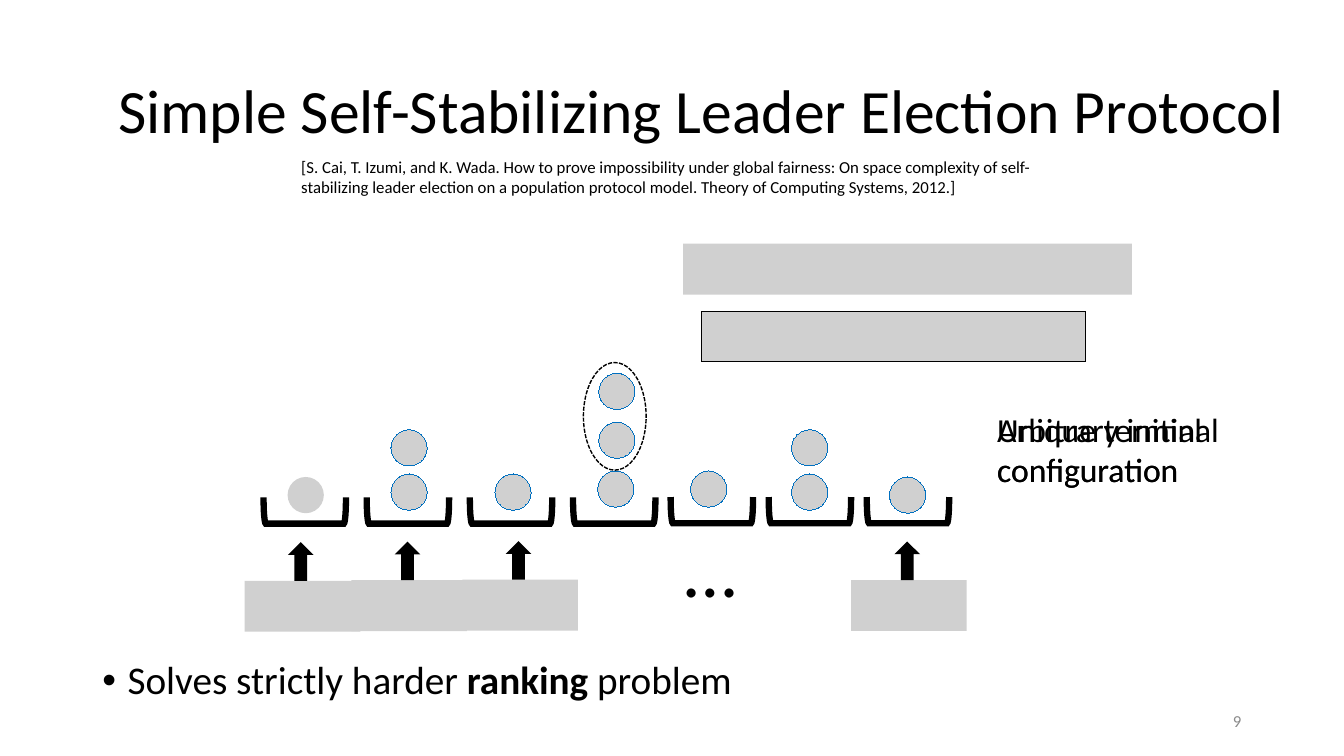
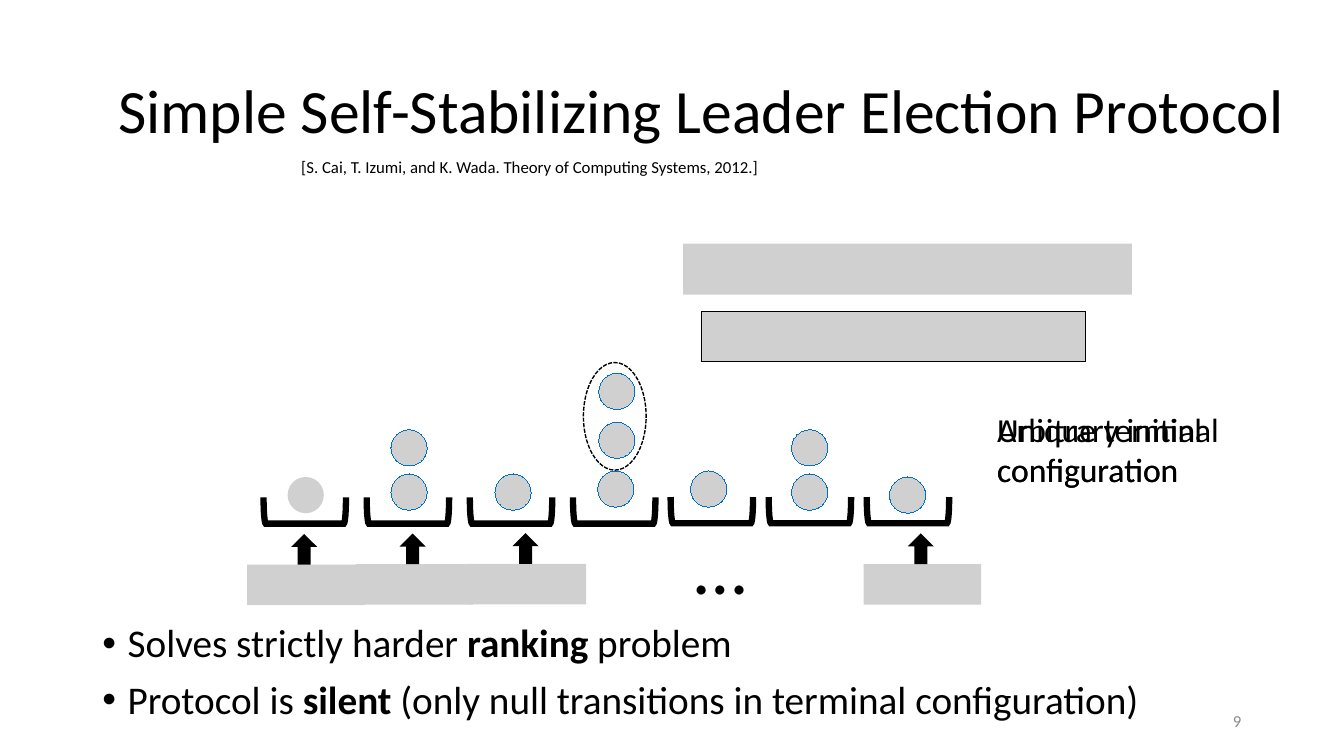
Before and after one commit to EricESeverson/academic-website, a slide deck: slide 9 of static/media/efficient_ssle_talk.pptx. Drawn at 1344x756 pixels with LibreOffice and Linux fonts; fonts in the diff are those of the drawing; grey boxes stand for pictures. Boxes give left, top, right and bottom in pixels: in the first picture for what was removed or moved away, otherwise in the second. Text is boxed around its words. In the diff, an @@ line names an element or a change of style, - is before the commit and + after.

```diff
--- a/static/media/efficient_ssle_talk.pptx
+++ b/static/media/efficient_ssle_talk.pptx
@@ text at (301, 161, 757, 176): text changed @@
-[S. Cai, T. Izumi, and K. Wada. How to prove impossibility under global fairness: On space complexity of self-stabilizing leader election on a population protocol model. Theory of Computing Systems, 2012.]
+[S. Cai, T. Izumi, and K. Wada. Theory of Computing Systems, 2012.]
@@ up arrow: place and size @@
-up arrow at (288, 542, 314, 581)
+up arrow at (291, 534, 318, 565)
@@ up arrow: place and size @@
-up arrow at (395, 541, 420, 580)
+up arrow at (400, 533, 426, 564)
@@ up arrow: place and size @@
-up arrow at (506, 541, 531, 580)
+up arrow at (513, 533, 539, 564)
@@ text "…" rewrapped from (676, 517, 729, 619) to (685, 513, 739, 594) @@
@@ up arrow: place and size @@
-up arrow at (894, 541, 920, 580)
+up arrow at (908, 533, 935, 564)
@@ picture: place and size @@
-picture at (245, 581, 361, 631)
+picture at (247, 565, 365, 605)
@@ picture: place and size @@
-picture at (352, 581, 468, 631)
+picture at (356, 565, 474, 605)
@@ picture: place and size @@
-picture at (463, 580, 579, 630)
+picture at (469, 564, 587, 604)
@@ picture: place and size @@
-picture at (851, 580, 967, 630)
+picture at (864, 565, 982, 605)
@@ text "Solves strictly harder ranking problem": place and size @@
-text "Solves strictly harder ranking problem" at (128, 666, 731, 701)
+text "Solves strictly harder ranking problem" at (128, 629, 1138, 721)
@@ text at (128, 685, 1138, 721): paragraph added @@
+• Protocol is silent (only null transitions in terminal configuration)
```
Also in this commit, not shown: 8 other slides changed, 14 slides added, 18 slides removed, 7 other files.
